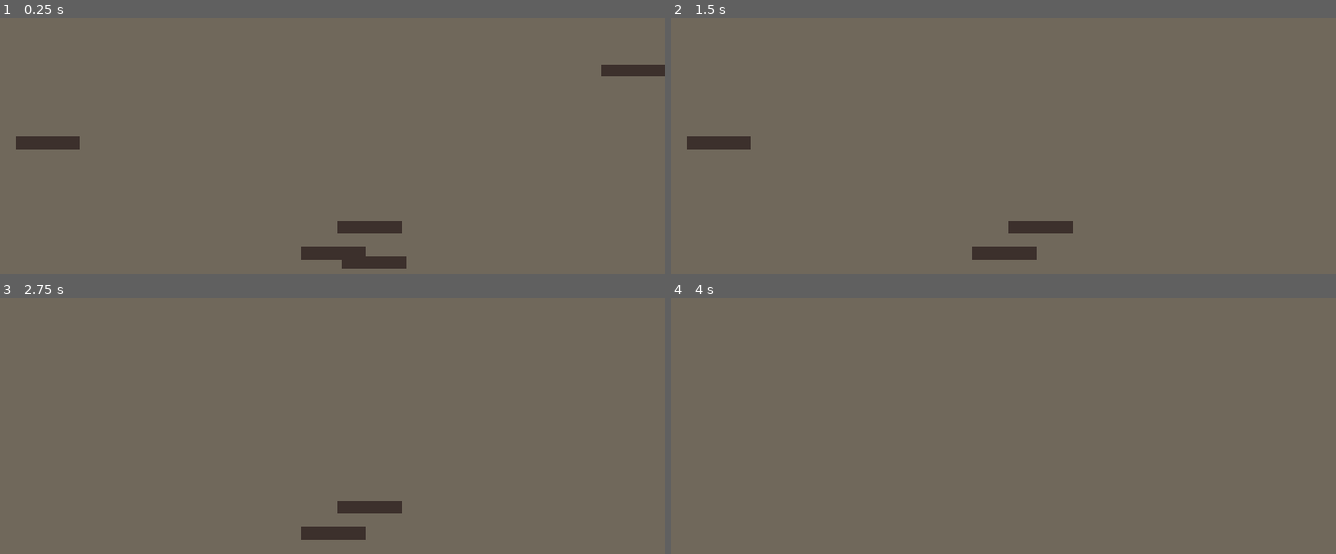
Above: before the commit, frames 1-4 (two rows, left to right).
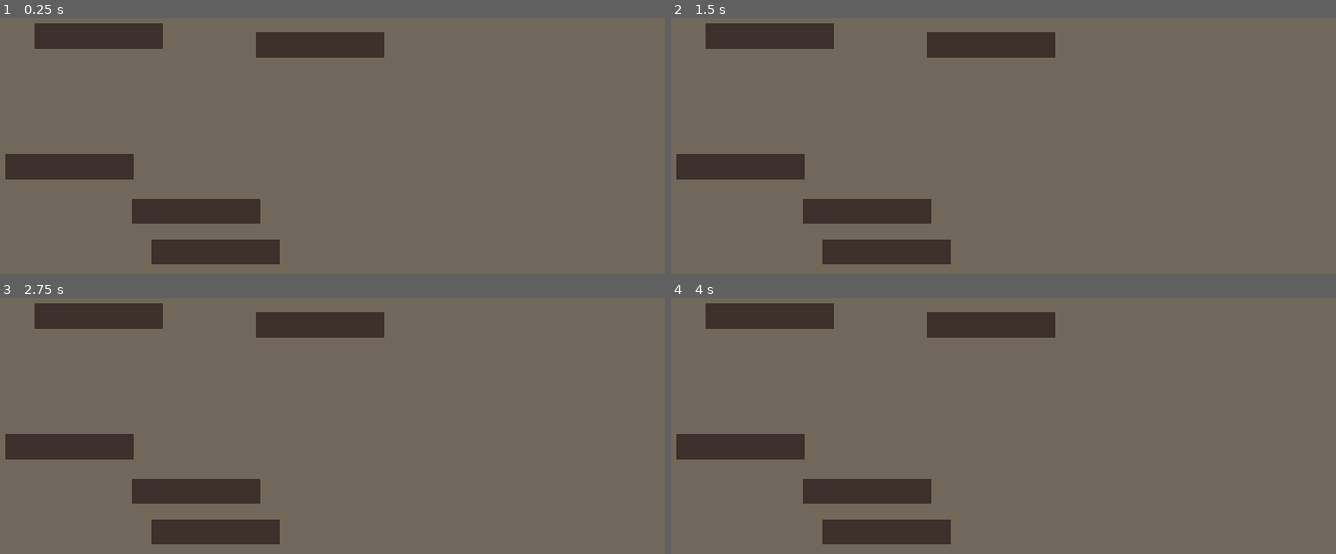
Above: after the commit, the same moments.

Repository: EthanPlant/LD56
Game: Godot game, scene res://scenes/main.tscn
Same seed, same stepped clock (60 frames per second), same inputs: the game is played once before the commit and once after it.
Inputs (mouse positions are in pixels of both pictures, inside the frame that each line leads up to):
- Up to frame 1 (0.25 s): no input
- Up to frame 2 (1.5 s): tap Enter at 0.5 s; move the mouse to (1043, 261) at 0.52 s; click (1043, 261) at 0.6 s; tap Space at 1.25 s; move the mouse to (1302, 69) at 1.27 s; click (1302, 69) at 1.35 s
- Up to frame 3 (2.75 s): tap Enter at 2 s; move the mouse to (46, 420) at 2.02 s; click (46, 420) at 2.1 s
- Up to frame 4 (4 s): tap Space at 2.75 s; move the mouse to (1043, 507) at 2.77 s; click (1043, 507) at 2.85 s; tap Enter at 3.5 s; move the mouse to (1003, 533) at 3.52 s; click (1003, 533) at 3.6 s

The runs differ from the first frame. In frame 1, 12% of the frame differs, in the area x 0-100%, y 2-98%; in frame 2, 11%; in frame 3, 10%; in frame 4, 9.5%.

Commit message:
Dynamically load minigame

Diff:
--- a/scenes/main.tscn
+++ b/scenes/main.tscn
@@ -1,6 +1,6 @@
 [gd_scene load_steps=2 format=3 uid="uid://bgdy030l3aceg"]
 
-[ext_resource type="PackedScene" uid="uid://c4vlqko4xlhbv" path="res://scenes/minigame_player.tscn" id="1_h8q5x"]
+[ext_resource type="PackedScene" uid="uid://c4vlqko4xlhbv" path="res://scenes/minigames/minigame_player.tscn" id="1_h8q5x"]
 
 [node name="Main" type="Node2D"]
 
--- a/scenes/minigame_player.tscn
+++ /dev/null
@@ -1,7 +0,0 @@
-[gd_scene load_steps=2 format=3 uid="uid://c4vlqko4xlhbv"]
-
-[ext_resource type="PackedScene" uid="uid://cv02m21vq6d6e" path="res://scenes/minigames/clean_litter/clean_litter.tscn" id="1_i88is"]
-
-[node name="MinigamePlayer" type="Node2D"]
-
-[node name="CleanLitter" parent="." instance=ExtResource("1_i88is")]
--- a/scenes/minigames/clean_litter/poop.tscn
+++ b/scenes/minigames/clean_litter/poop.tscn
@@ -3,7 +3,7 @@
 [ext_resource type="Script" path="res://scenes/minigames/clean_litter/poop.gd" id="1_mb3pe"]
 
 [sub_resource type="RectangleShape2D" id="RectangleShape2D_sbdkm"]
-size = Vector2(6.67823, 2.45201)
+size = Vector2(13.3218, 5.12693)
 
 [node name="Poop" type="Sprite2D"]
 position = Vector2(36.75, 20.25)
@@ -14,13 +14,13 @@
 scale = Vector2(1, 1)
 
 [node name="CollisionShape2D" type="CollisionShape2D" parent="Area2D"]
-position = Vector2(0.390585, 0.126506)
+position = Vector2(0.779846, 0.271084)
 scale = Vector2(0.117185, 0.108099)
 shape = SubResource("RectangleShape2D_sbdkm")
 
 [node name="ColorRect" type="ColorRect" parent="."]
-offset_right = 1.0
-offset_bottom = 1.0
+offset_right = 2.0
+offset_bottom = 2.0
 scale = Vector2(0.777778, 0.272727)
 mouse_filter = 2
 color = Color(0.235294, 0.188235, 0.172549, 1)
--- /dev/null
+++ b/scenes/minigames/minigame_player.tscn
@@ -0,0 +1,6 @@
+[gd_scene load_steps=2 format=3 uid="uid://c4vlqko4xlhbv"]
+
+[ext_resource type="Script" path="res://scripts/minigames/minigame_player.gd" id="1_mppno"]
+
+[node name="MinigamePlayer" type="Node2D"]
+script = ExtResource("1_mppno")
--- /dev/null
+++ b/scripts/minigames/minigame_player.gd
@@ -0,0 +1,9 @@
+extends Node2D
+
+var _minigames = ["feed_cats", "clean_litter"]
+
+func _ready() -> void:
+    var game = _minigames[randi() % _minigames.size()]
+    var path = "res://scenes/minigames/%s/%s.tscn" % [game, game]
+    var game_scene = load(path).instantiate()
+    add_child(game_scene)
